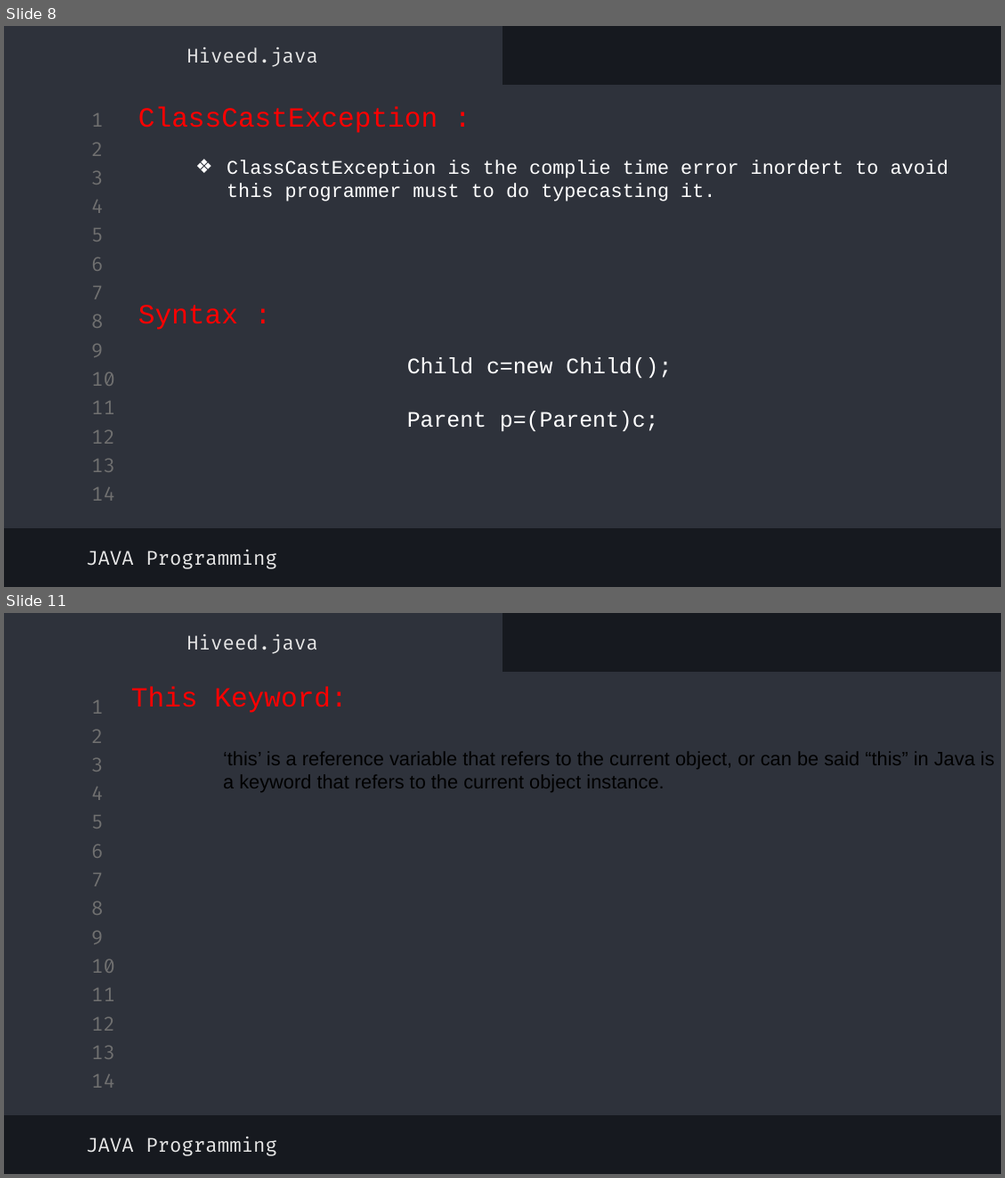
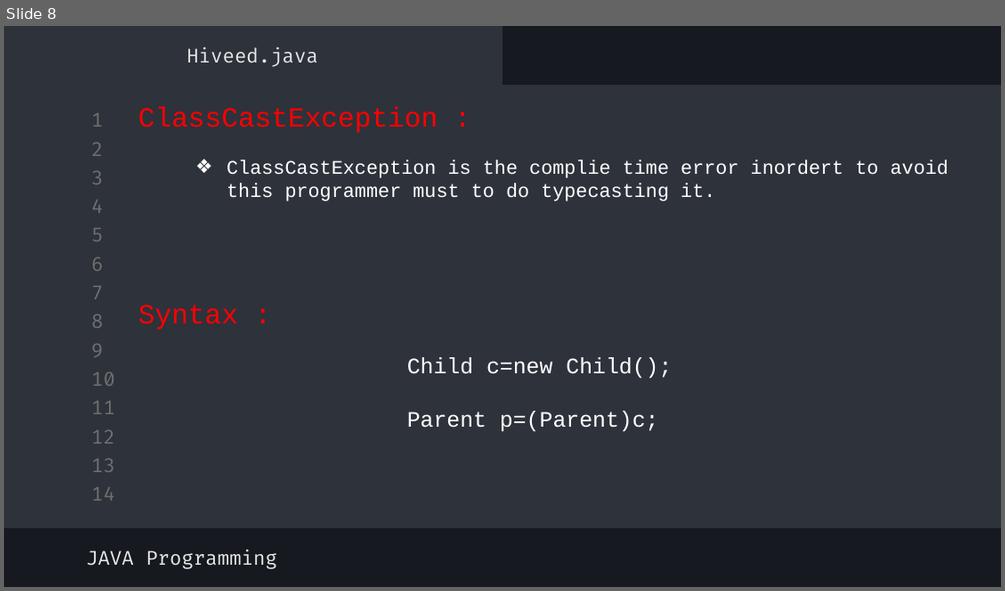
Before and after one commit to The-HiveEd/Notes, a slide deck: JAVA PPT/Day19 .pptx. Shown one above the other, each under a label of ours: slides 8 and 11 before the commit, slide 8 after it; the slides between them are not shown. The pictures are 1005x1178 and 1005x591 pixels, drawn with LibreOffice and Linux fonts; fonts in the diff are those of the drawing. Boxes give left, top, right and bottom in pixels: in the first picture for what was removed or moved away, otherwise in the second. Text is boxed around its words. In the diff, an @@ line names an element or a change of style, - is before the commit and + after.

```diff
--- a/JAVA PPT/Day19 .pptx
+++ b/JAVA PPT/Day19 .pptx
@@ slide 11 removed at box(4, 613, 1001, 1174), background #16191F; not listed: 16 template elements that a slide beside it also shows @@
@@ subtitle removed at box(186, 634, 318, 654) @@
-Hiveed.java
@@ text removed at box(131, 687, 347, 713) @@
-This Keyword:
@@ text removed at box(223, 751, 995, 792) @@
-‘this’ is a reference variable that refers to the current object, or can be said “this” in Java is a keyword that refers to the current object instance.
@@ subtitle removed at box(86, 1136, 277, 1156) @@
-JAVA Programming
```
Also in this commit, not shown: 4 slides changed, 15 other files.
